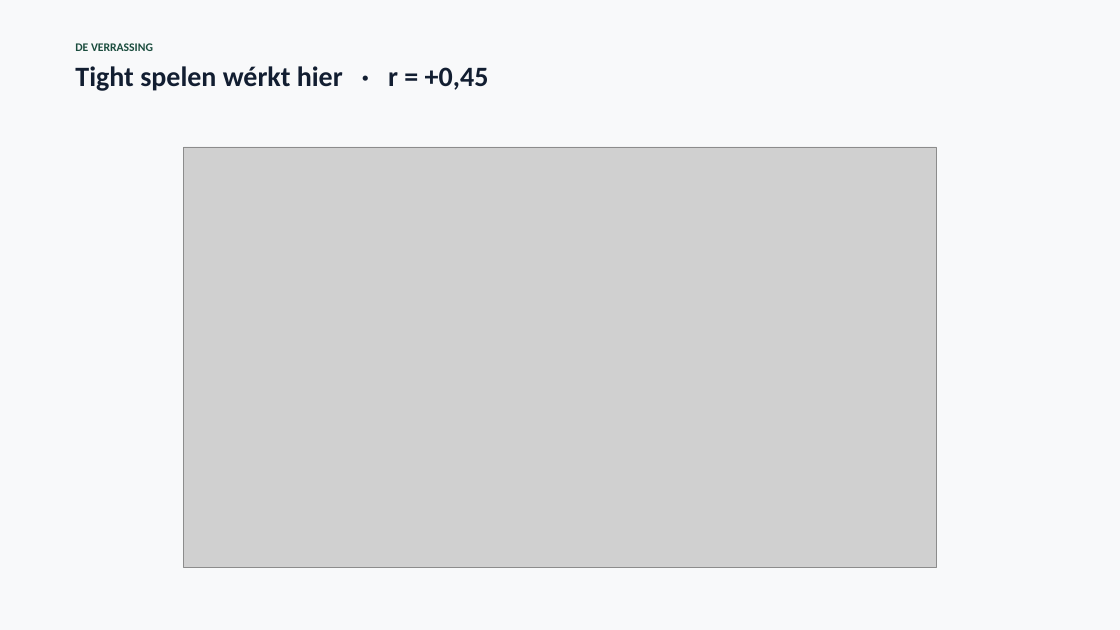
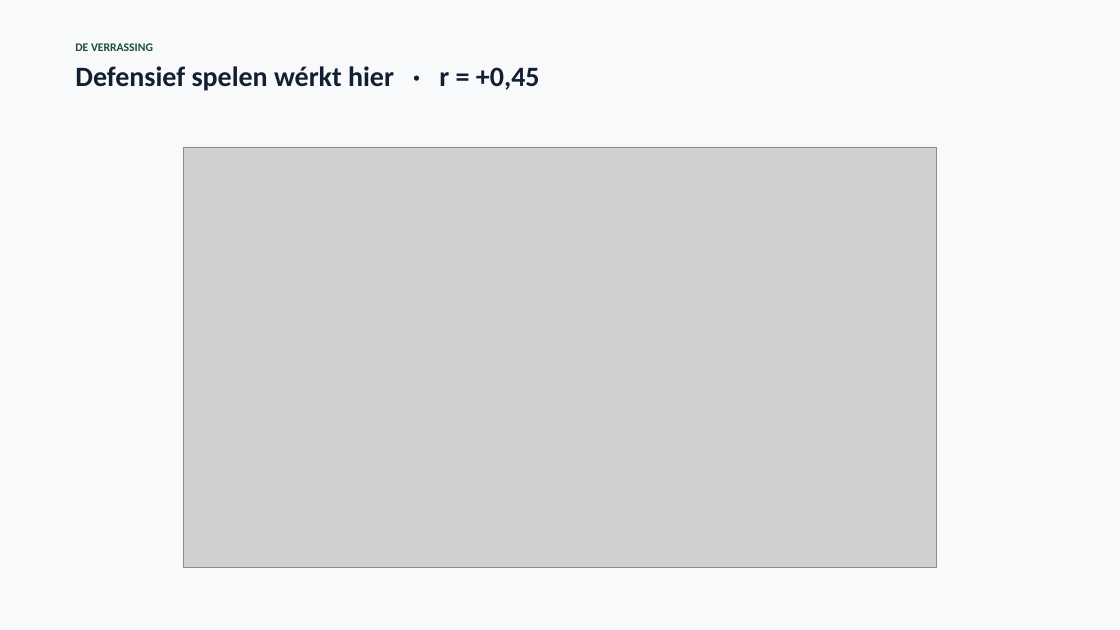
Before and after one commit to finturion/poker-analytics-challenge, a slide deck: slide 6 of powerpoints/Data_Science_Werkcollege8.pptx. Drawn at 1120x630 pixels with LibreOffice and Linux fonts; fonts in the diff are those of the drawing; grey boxes stand for pictures. Boxes give left, top, right and bottom in pixels: in the first picture for what was removed or moved away, otherwise in the second. Text is boxed around its words. In the diff, an @@ line names an element or a change of style, - is before the commit and + after.

```diff
--- a/powerpoints/Data_Science_Werkcollege8.pptx
+++ b/powerpoints/Data_Science_Werkcollege8.pptx
@@ text at (75, 66, 540, 91): text changed @@
-Tight spelen wérkt hier · r = +0,45
+Defensief spelen wérkt hier · r = +0,45
```
Also in this commit, not shown: 1 slide added, 10 other files.
